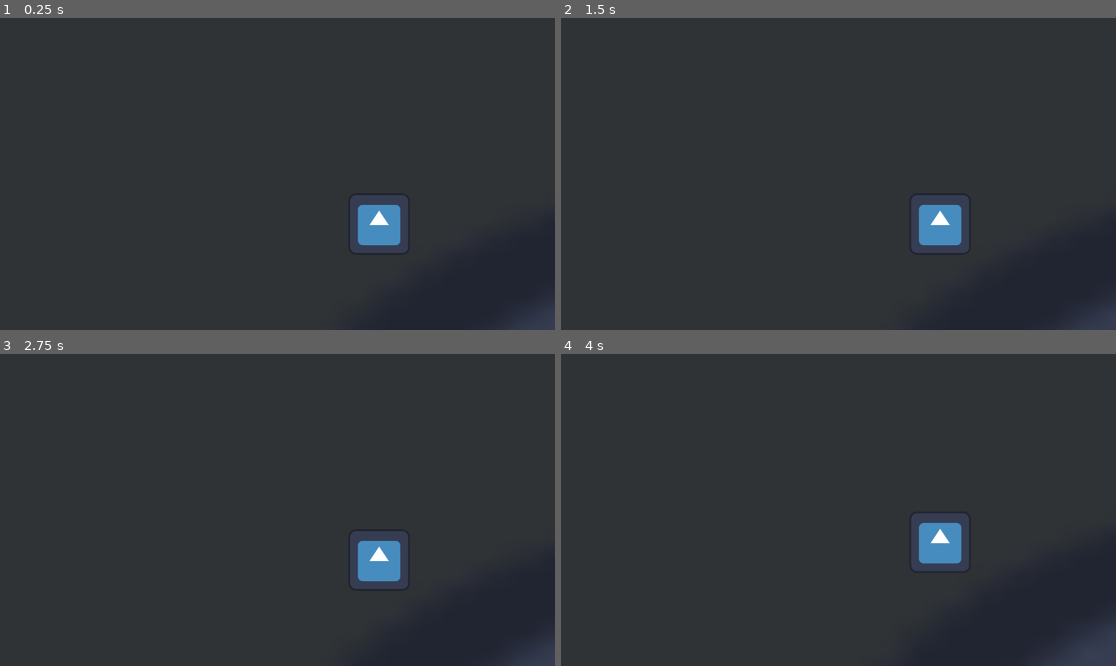
Above: before the commit, frames 1-4 (two rows, left to right).
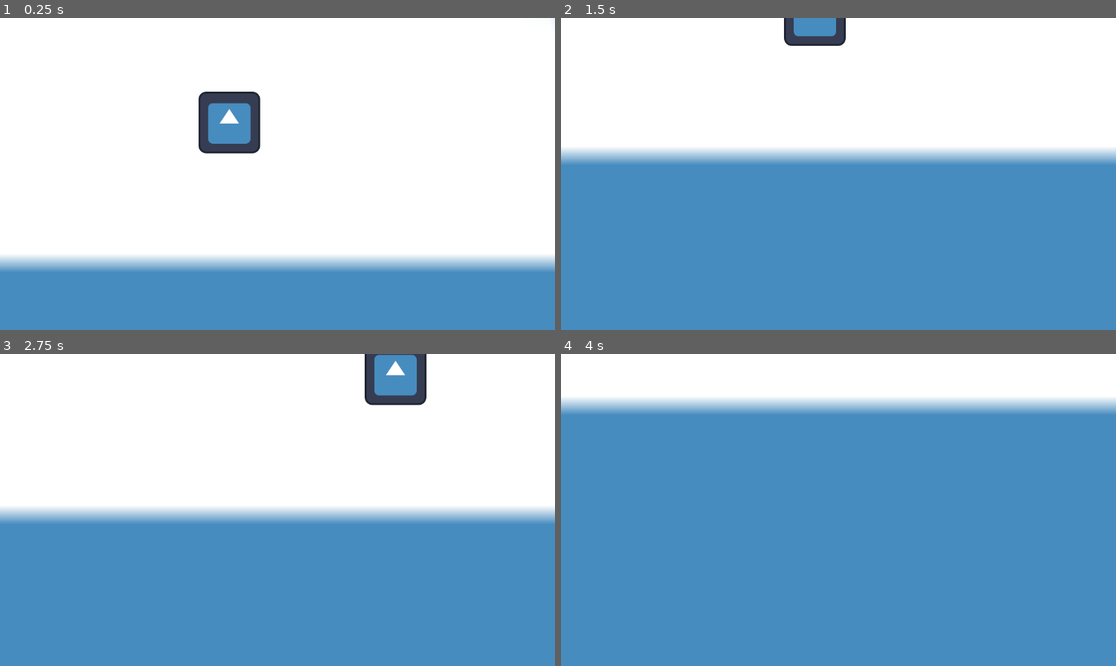
Above: after the commit, the same moments.

Repository: ree286/draggable-camera-sample
Game: Godot game, scene res://Scenes/Playground.tscn
Same seed, same stepped clock (60 frames per second), same inputs: the game is played once before the commit and once after it. The engine's default icon, where the game draws it, is replaced by a stand-in: a white triangle on a blue panel in a dark square.
Inputs (mouse positions are in pixels of both pictures, inside the frame that each line leads up to):
- Up to frame 1 (0.25 s): no input
- Up to frame 2 (1.5 s): tap Enter at 0.5 s; drag from (938, 223) to (894, 105) at 0.52 s; tap Space at 1.25 s; drag from (727, 189) to (938, 223) at 1.27 s
- Up to frame 3 (2.75 s): tap Enter at 2 s; move the mouse to (333, 441) at 2.02 s; click (333, 441) at 2.17 s
- Up to frame 4 (4 s): tap Space at 2.75 s; drag from (810, 572) to (672, 463) at 2.77 s; tap Enter at 3.5 s; move the mouse to (1005, 556) at 3.52 s; click (1005, 556) at 3.67 s

The runs differ from the first frame. In frame 1, 100% of the frame differs, in the area x 0-100%, y 0-100%; in frame 2, 99%; in frame 3, 99%; in frame 4, 99%.

Commit message:
Update Playground.tscn

Diff:
--- a/Scenes/Playground.tscn
+++ b/Scenes/Playground.tscn
@@ -24,11 +24,11 @@
 color = Color(0.187293, 0.200327, 0.209004, 1)
 
 [node name="Camera" type="Camera2D" parent="."]
-position = Vector2(-7670, -4623)
+position = Vector2(-569, -383)
 script = ExtResource("1_wwhll")
 
 [node name="Background" type="Sprite2D" parent="."]
-position = Vector2(3520, 1908)
+position = Vector2(-726, -276)
 scale = Vector2(68.7656, 39.0938)
 texture = ExtResource("1_yfcqi")
 
